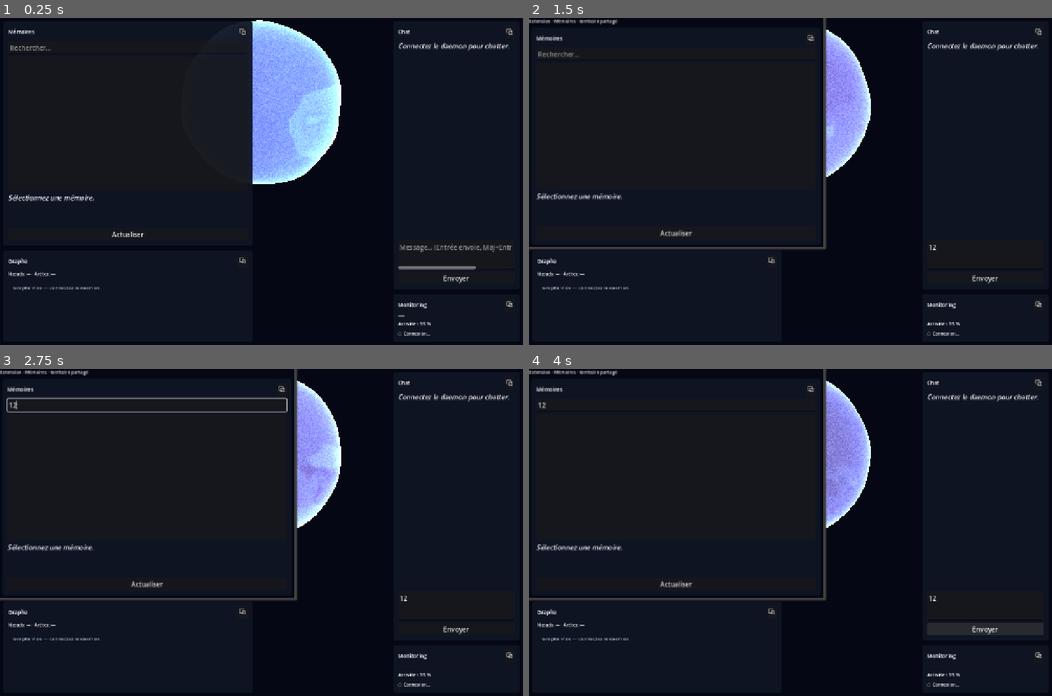
Above: before the commit, frames 1-4 (two rows, left to right).
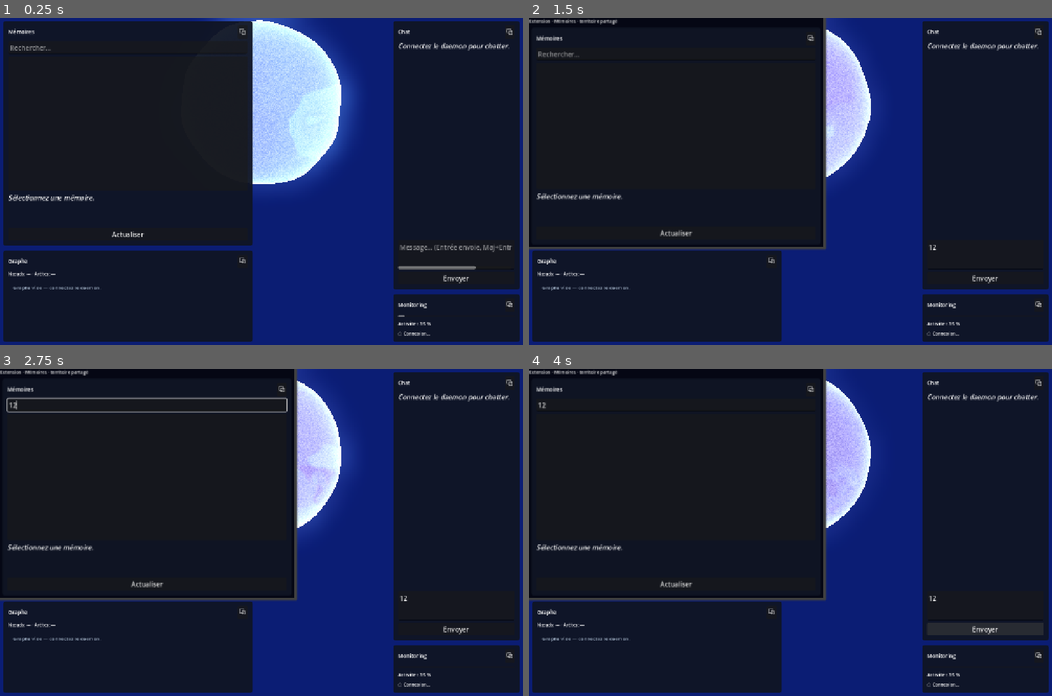
Above: after the commit, the same moments.

Repository: SovenLabs/orchestrateur
Game: Godot game, scene res://scenes/MainTerritory.tscn
The game is run twice, just before and just after one commit, with the same random seed, the same clock (stepped at 60 frames per second) and the same inputs.
Inputs (mouse positions are in pixels of both pictures, inside the frame that each line leads up to):
- Up to frame 1 (0.25 s): no input
- Up to frame 2 (1.5 s): click (654, 47) at 0.52 s; type "12" at 0.6 s; click (984, 253) at 0.75 s; type "12" at 0.83 s; click "⧉" at 1.25 s
- Up to frame 3 (2.75 s): click (146, 404) at 2.02 s; type "12" at 2.1 s
- Up to frame 4 (4 s): click "Actualiser" at 2.75 s; click "Envoyer" at 3.5 s

The runs differ from the first frame. In frame 1, 31% of the frame differs, in the area x 0-100%, y 0-100%; in frame 2, 23%; in frame 3, 23%; in frame 4, 23%.
Error before the commit: Parse Error: Only identifier, attribute access, and subscription access can be used as assignment target. (res://scripts/brain_visual_fx.gd:51)
Error after the commit: Trying to assign value of type 'Node' to a variable of type 'GPUParticlesAttractor3D'. (res://scripts/brain_sphere.gd:23)

Commit message:
fix(godot): syntaxe glow_levels et appel _apply_glow manquant

Diff:
--- a/territoire-graphique/godot-project/scripts/brain_visual_fx.gd
+++ b/territoire-graphique/godot-project/scripts/brain_visual_fx.gd
@@ -15,7 +15,8 @@
 	if not environment:
 		environment = Environment.new()
 		_configure_environment(environment)
-	_apply_glow(_target_intensity, _target_bloom)
+	environment.glow_intensity = _target_intensity
+	environment.glow_bloom = _target_bloom
 
 
 func set_activity(intensity: float, stress: float = 0.0) -> void:
@@ -48,10 +49,10 @@
 	env.glow_blend_mode = Environment.GLOW_BLEND_MODE_SOFTLIGHT
 	env.glow_hdr_threshold = 0.85
 	env.glow_hdr_scale = 2.0
-	env.glow_levels/1 = true
-	env.glow_levels/2 = true
-	env.glow_levels/3 = true
-	env.glow_levels/4 = false
+	env.set("glow_levels/1", true)
+	env.set("glow_levels/2", true)
+	env.set("glow_levels/3", true)
+	env.set("glow_levels/4", false)
 	env.adjustment_enabled = true
 	env.adjustment_brightness = 1.0
 	env.adjustment_contrast = 1.05
